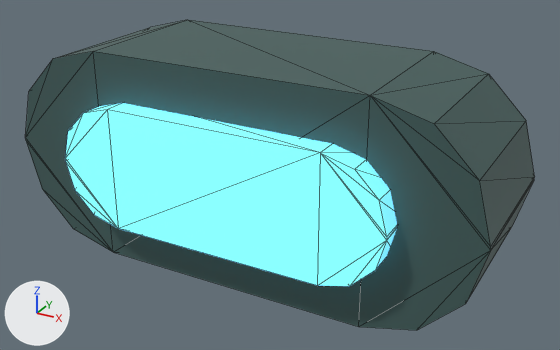
Renders of the glTF model Assets/TD2/Screen3D/Kit07/celadonlit/Signal_Lamp.gltf from each side of a commit.
The view is the same before and after, from a 50 mm camera at (0.233, -0.452, 0.261) aimed at (0.014, -0.054, 0.062). The lights are fixed; the arrows at lower left show +X, +Y and +Z. The older version comes first. Mesh edges are drawn as thin lines.

Names of what the first picture shows: 'Signal_Lamp_baked'.
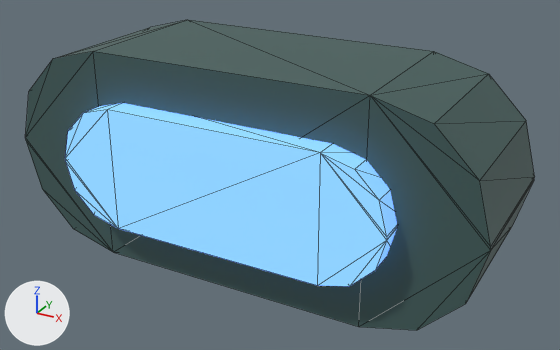
Changed parts and their boxes (x1, y1, x2, y2) in the pictures (560 x 350 px):
'Signal_Lamp_baked', recoloured (cyan to blue): (63, 100, 400, 325) in both

What the commit changed:
Material 'K07E_celadon_link_light' (mat_k07e_celadon_link_light) changes colour from cyan #6fd3f2 to blue #73abff; in linear values from (0.159, 0.651, 0.888) to (0.171, 0.406, 1.0).
In material 'K07E_celadon_link_light' (mat_k07e_celadon_link_light), emission_color goes from (0.159, 0.651, 0.888) (cyan #6fd3f2) to (0.171, 0.406, 1.0) (blue #73abff).
